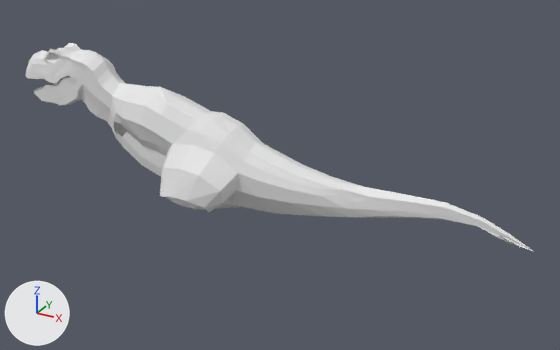
The Blender file op1-1a.blend: old version first, new version second.
One viewpoint serves both versions: a 50 mm camera at (2.96, -4.9, 4.41) aimed at (0.16, 0.18, 1.87). Arrows for +X, +Y and +Z are at lower left; the lights stay in place.
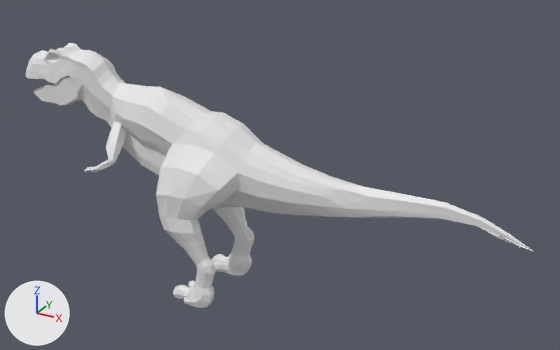
Commit message: Finished trex

Changed parts and their boxes (x1, y1, x2, y2) in the pictures (560 x 350 px):
'Plane', reshaped (27% taller)
    before: (26, 43, 533, 251)
    after: (26, 43, 533, 308)
part 1 of me_plane, built on
    before: (160, 144, 238, 212)
    after: (156, 144, 254, 308)
part 2 of me_plane, added
    after: (84, 121, 127, 173)

Diff of the bpy script that builds the scene:
```diff
--- a/op1-1a.blend.py
+++ b/op1-1a.blend.py
@@ me_plane @@
 # used by ob_plane; location = (0.0, 0.0, 0.0)
-me_plane.from_pydata(...)  # 327 vertices, 277 faces; spans x -2.33..2.24, y -0.42..0.0, z 1.52..2.73
+me_plane.from_pydata(...)  # 720 vertices, 676 faces, 1 loose edge; spans x -2.33..2.24, y -0.43..0.0, z 0.74..2.73
+# me_plane part 1: 22 vertices moved from x -0.7..-0.09, y -0.42..-0.16, z 1.57..1.99 to x -0.72..-0.11, y -0.43..-0.16, z 1.58..2.0; 255 vertices added at x -0.69..-0.18, y -0.42..-0.15, z 0.74..1.58
+# me_plane part 2: 138 vertices added at x -1.48..-1.14, y -0.35..-0.13, z 1.74..2.05
```
